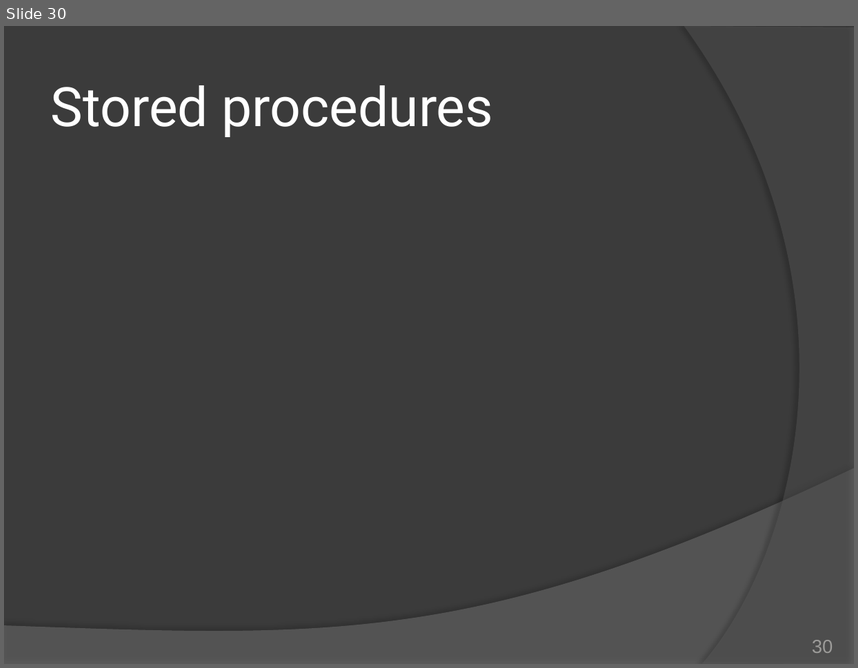
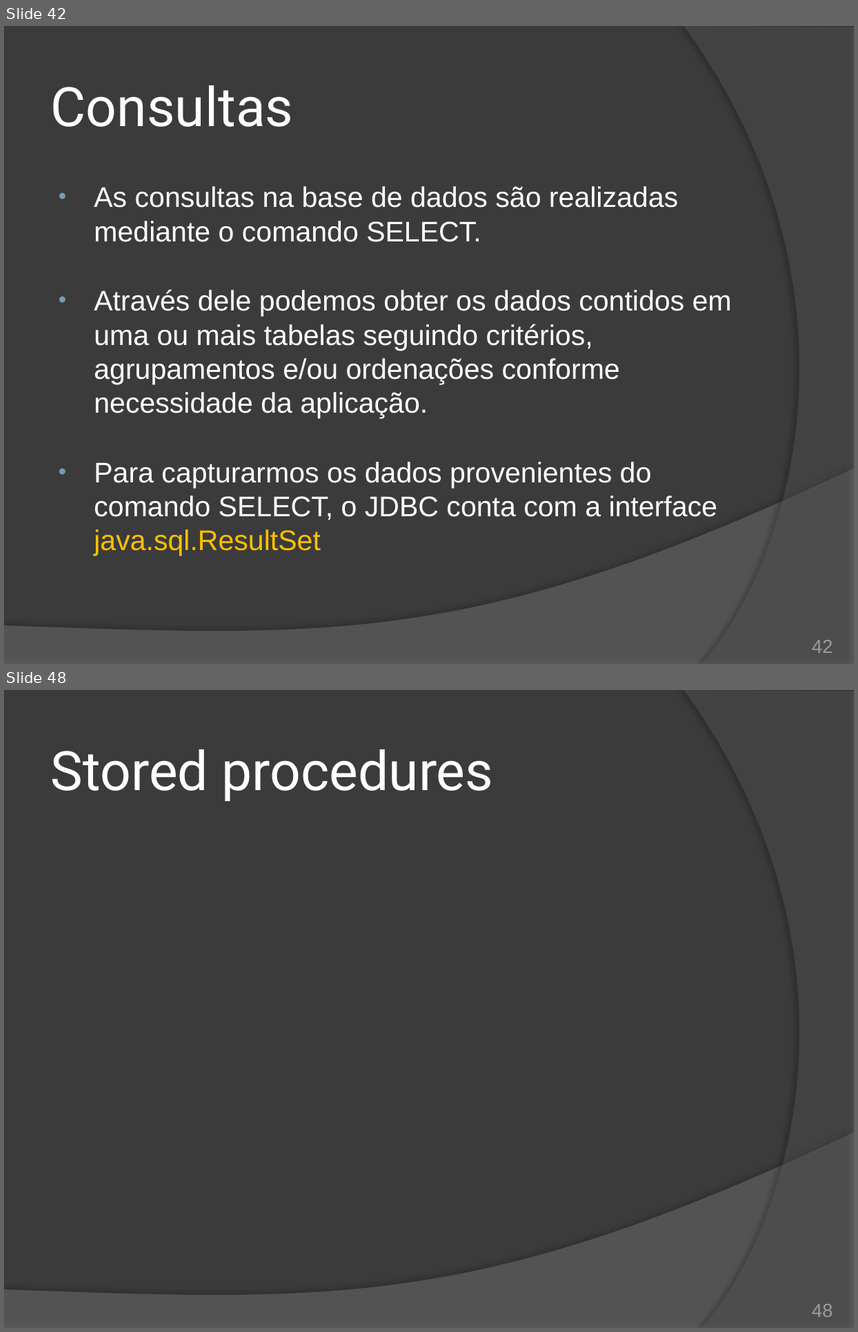
Before and after one commit to duchesqui/slzvieira-training, a slide deck: 2-Java-Programmer-Modulo-II/19.Capitulo11.pptx. Shown one above the other, each under a label of ours: slide 30 before the commit, slides 42 and 48 after it; the slides between them are not shown. The pictures are 858x668 and 858x1332 pixels, drawn with LibreOffice and Linux fonts; fonts in the diff are those of the drawing. Boxes give left, top, right and bottom in pixels: in the first picture for what was removed or moved away, otherwise in the second. Text is boxed around its words. In the diff, an @@ line names an element or a change of style, - is before the commit and + after.

Commit message:
JDBC: Transações e Consultas (ResultSet)

```diff
--- a/2-Java-Programmer-Modulo-II/19.Capitulo11.pptx
+++ b/2-Java-Programmer-Modulo-II/19.Capitulo11.pptx
@@ slide 42 added at <box>4,26,854,664</box>, background #3B3B3B; not listed: 2 template elements that a slide beside it also shows @@
@@ title added at <box>51,85,294,127</box>, 46 pt, text #FFFFFF @@
+Consultas
@@ text added at <box>94,186,732,556</box>, 24 pt, text #FFFFFF @@
+• As consultas na base de dados são realizadas mediante o comando SELECT.
+• Através dele podemos obter os dados contidos em uma ou mais tabelas seguindo critérios, agrupamentos e/ou ordenações conforme necessidade da aplicação.
+• Para capturarmos os dados provenientes do comando SELECT, o JDBC conta com a interface java.sql.ResultSet
@@ page number added at <box>812,639,833,653</box>, 16 pt, text #9D9B9A @@
+42
@@ what was slide 30 is now slide 48 @@
@@ page number at <box>812,1303,833,1317</box>: text changed @@
-30
+48
```
Also in this commit, not shown: 12 slides changed, 19 other slides added, 2 slides removed, 2 other files.
